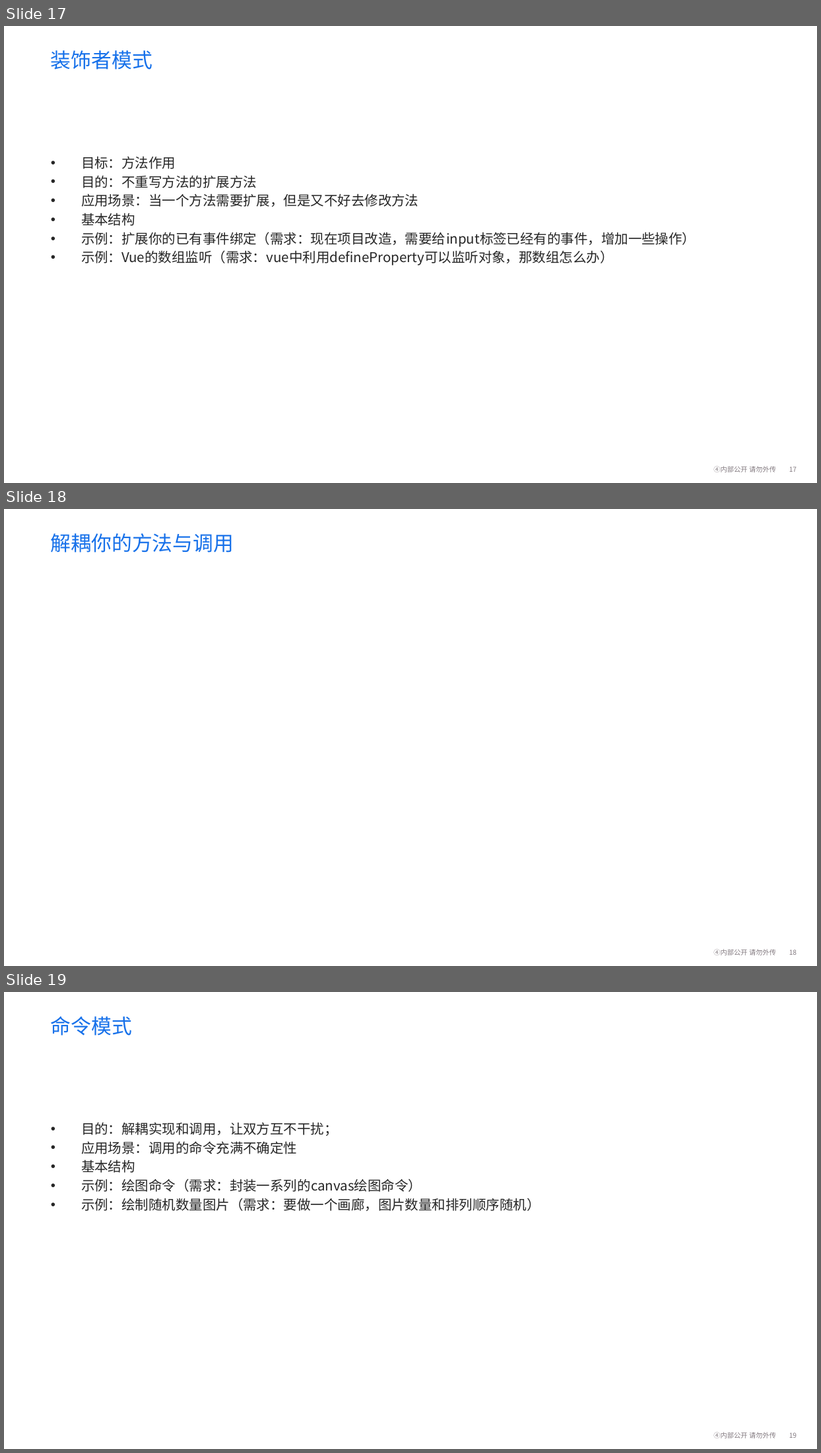
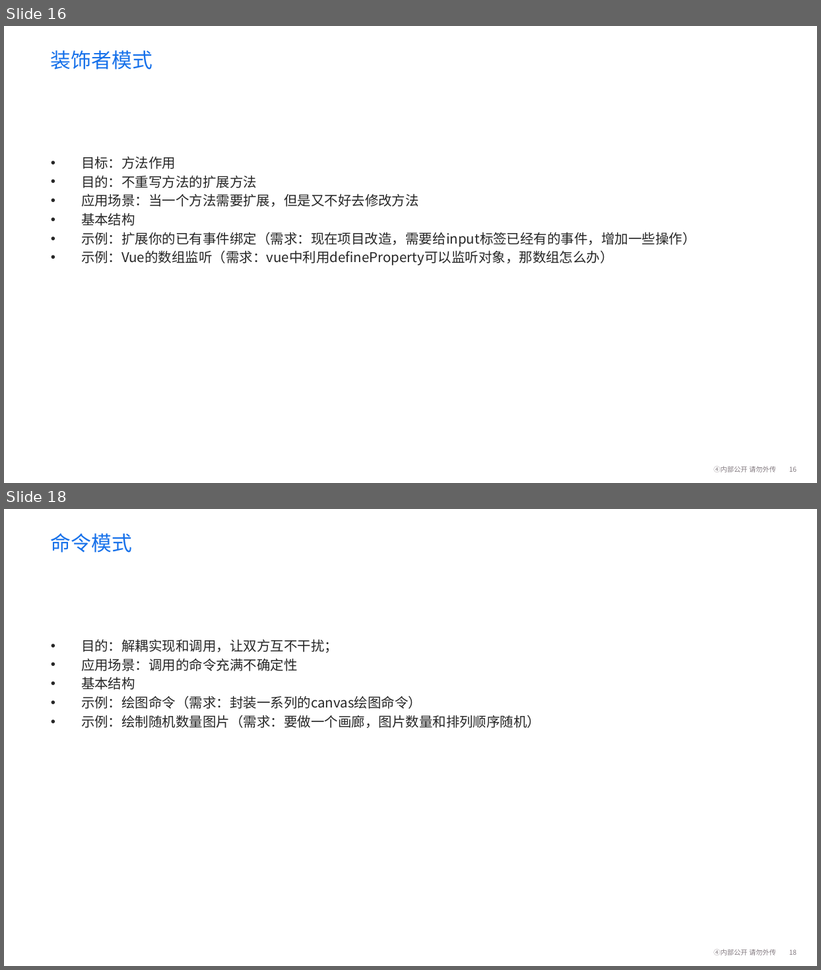
Before and after one commit to fionaVg1/wangyiyunketang, a slide deck: 分享/设计模式/前端之设计模式.pptx. Shown one above the other, each under a label of ours: slides 17, 18 and 19 before the commit, slides 16 and 18 after it; the slides between them are not shown. The pictures are 821x1453 and 821x970 pixels, drawn with LibreOffice and Linux fonts; fonts in the diff are those of the drawing; background and template pictures are left out. Boxes give left, top, right and bottom in pixels: in the first picture for what was removed or moved away, otherwise in the second. Text is boxed around its words. In the diff, an @@ line names an element or a change of style, - is before the commit and + after.

```diff
--- a/分享/设计模式/前端之设计模式.pptx
+++ b/分享/设计模式/前端之设计模式.pptx
@@ slide 18 removed at (4,509,817,966), background #FFFFFF; not listed: 2 template elements that a slide beside it also shows @@
@@ title removed at (51,533,234,553) @@
-解耦你的方法与调用
@@ what was slide 17 is now slide 16 @@
@@ page number at (789,467,797,472): text changed @@
-17
+16
@@ what was slide 19 is now slide 18 @@
```
Also in this commit, not shown: 1 slide changed, 2 other slides removed, 17 other files.
